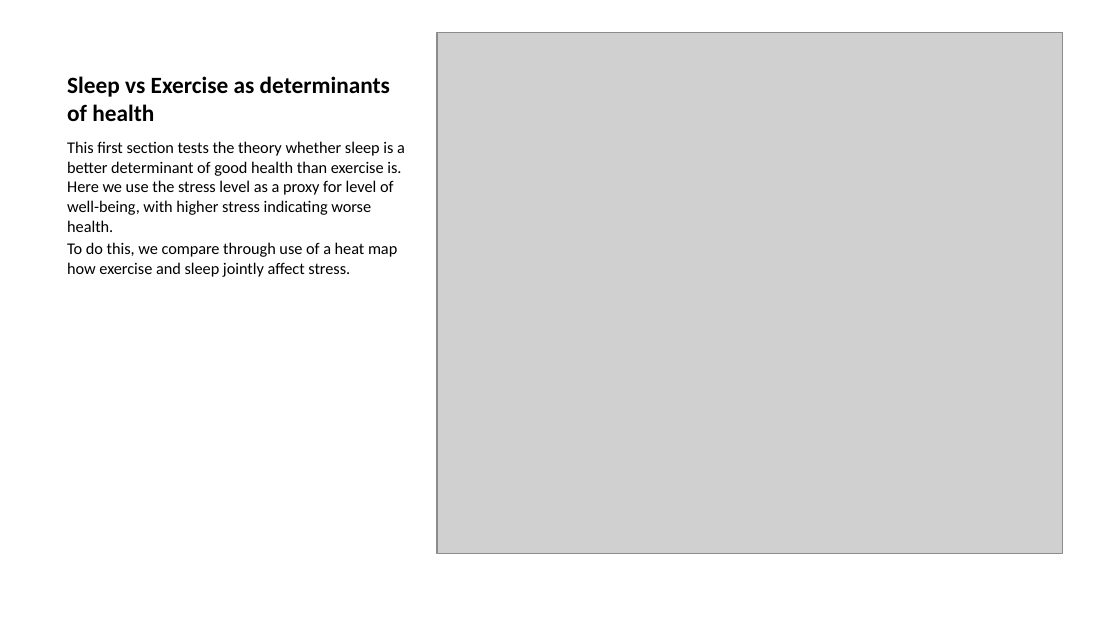
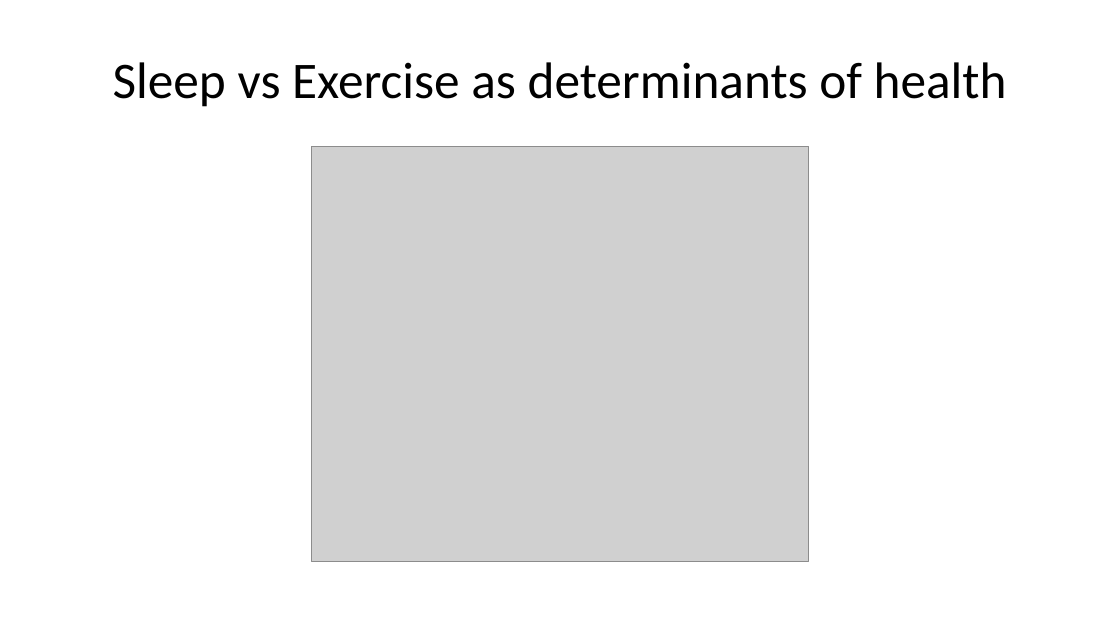
Before and after one commit to mattthomo/22892435, a slide deck: slide 3 of Question_5/Question_5_README.pptx. Drawn at 1120x630 pixels with LibreOffice and Linux fonts; fonts in the diff are those of the drawing; grey boxes stand for pictures. Boxes give left, top, right and bottom in pixels: in the first picture for what was removed or moved away, otherwise in the second. Text is boxed around its words. In the diff, an @@ line names an element or a change of style, - is before the commit and + after.

```diff
--- a/Question_5/Question_5_README.pptx
+++ b/Question_5/Question_5_README.pptx
@@ title "Sleep vs Exercise as determinants ..." at <box>113,62,1007,107</box>: size 15 to 33 pt, bold off; alignment left to centre; vertical alignment bottom to middle @@
@@ text removed at <box>67,141,405,277</box> @@
-This first section tests the theory whether sleep is a better determinant of good health than exercise is. Here we use the stress level as a proxy for level of well-being, with higher stress indicating worse health.
-To do this, we compare through use of a heat map how exercise and sleep jointly affect stress.
@@ picture: place and size @@
-picture at <box>437,32,1062,553</box>
+picture at <box>311,147,809,562</box>
```
Also in this commit, not shown: 4 other files.
